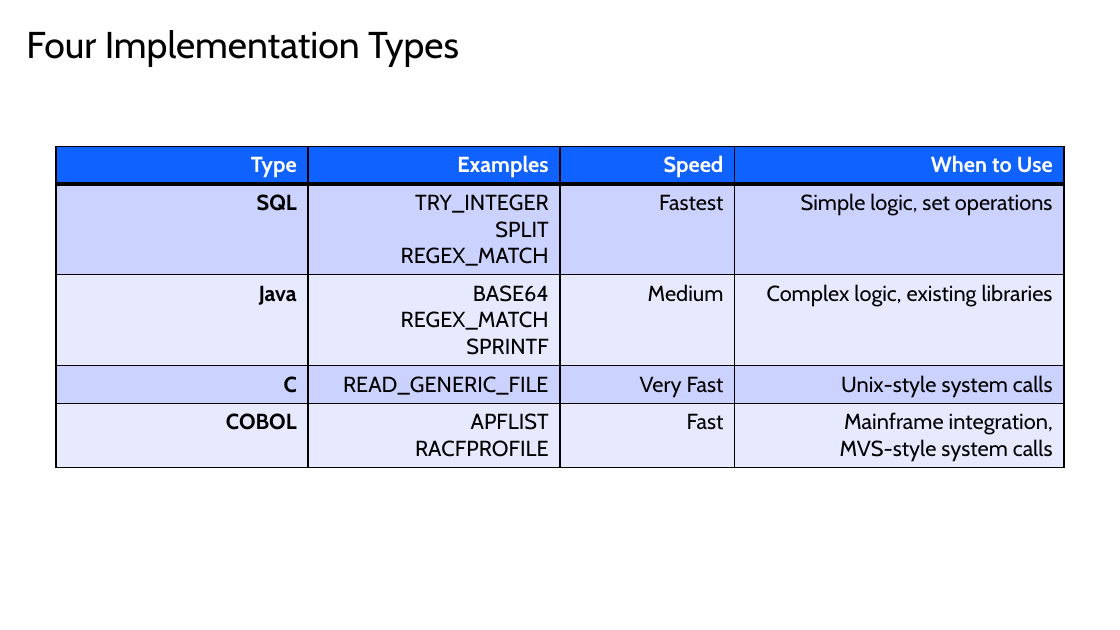
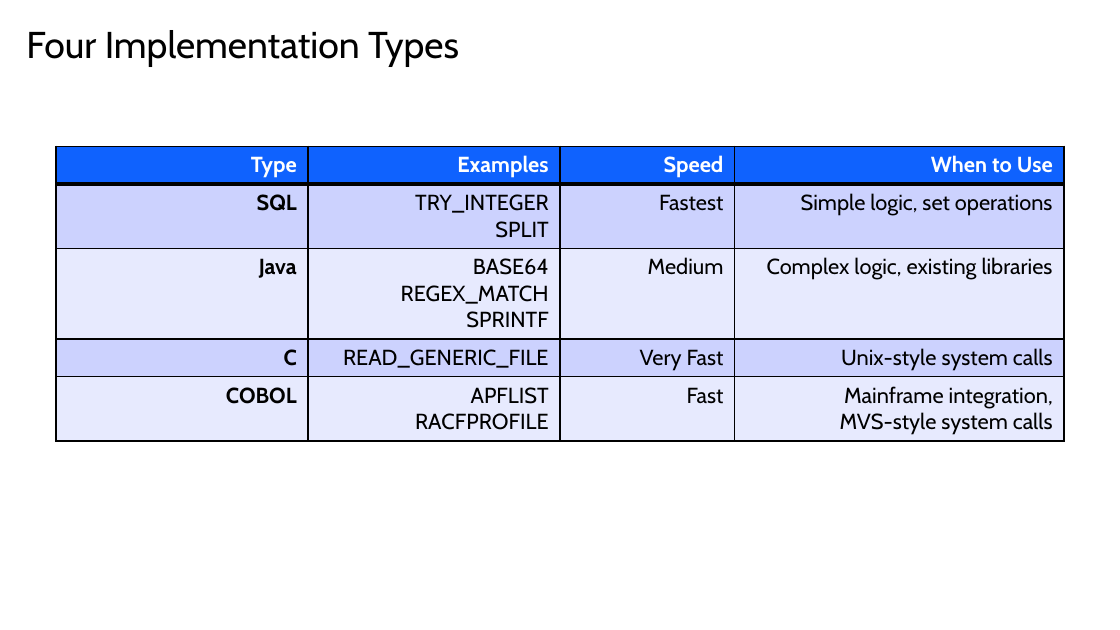
Before and after one commit to de103252/Db2_Routines, a slide deck: slide 8 of Db2 Routines Presentation.pptx (slide 9 before the commit). Drawn at 1120x630 pixels with LibreOffice and Linux fonts; fonts in the diff are those of the drawing; background and template pictures are left out. Boxes give left, top, right and bottom in pixels: in the first picture for what was removed or moved away, otherwise in the second. Text is boxed around its words. In the diff, an @@ line names an element or a change of style, - is before the commit and + after.

```diff
--- a/Db2 Routines Presentation.pptx
+++ b/Db2 Routines Presentation.pptx
@@ table at box(56, 147, 1064, 439) @@
-row 2, column 2: TRY_INTEGER SPLIT REGEX_MATCH
+row 2, column 2: TRY_INTEGER SPLIT
```
Also in this commit, not shown: 5 other slides changed, 1 slide removed.
